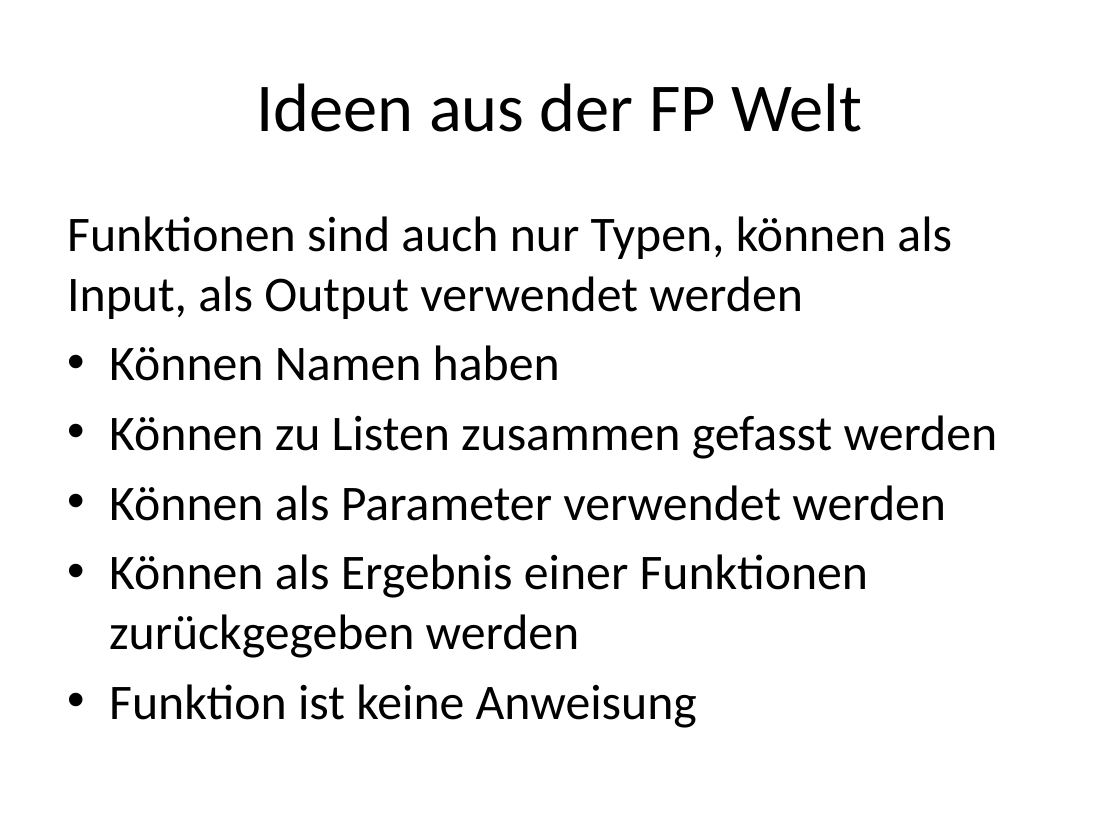
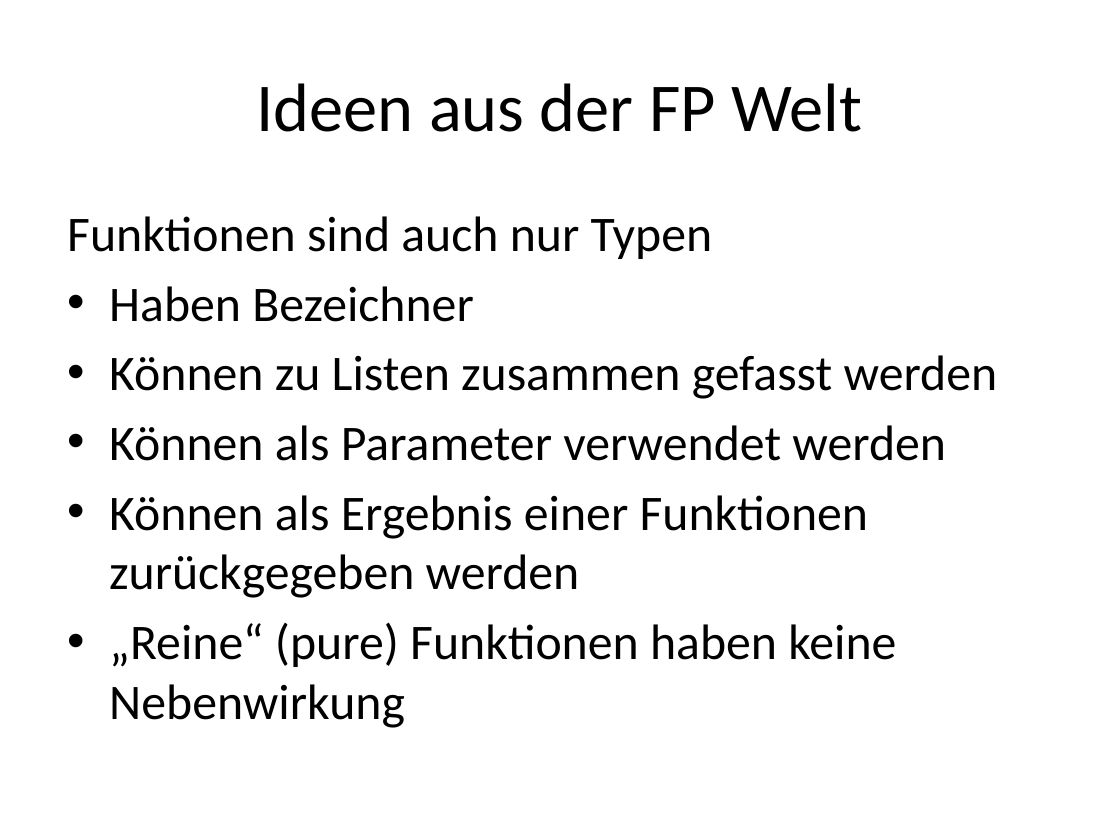
Before and after one commit to ronaldboehm/talks, a slide deck: slide 7 of 20151202/Einführung20151202.pptx. Drawn at 1120x840 pixels with LibreOffice and Linux fonts; fonts in the diff are those of the drawing. Boxes give left, top, right and bottom in pixels: in the first picture for what was removed or moved away, otherwise in the second. Text is boxed around its words. In the diff, an @@ line names an element or a change of style, - is before the commit and + after.

```diff
--- a/20151202/Einführung20151202.pptx
+++ b/20151202/Einführung20151202.pptx
@@ text at (67,216,713,322): text changed @@
-Funktionen sind auch nur Typen, können als Input, als Output verwendet werden
-• Können Namen haben
+Funktionen sind auch nur Typen
+• Haben Bezeichner
@@ text at (109,622,896,728): text changed @@
-• Funktion ist keine Anweisung
+• „Reine“ (pure) Funktionen haben keine Nebenwirkung
```
Also in this commit, not shown: 9 other slides changed, 1 slide added.
